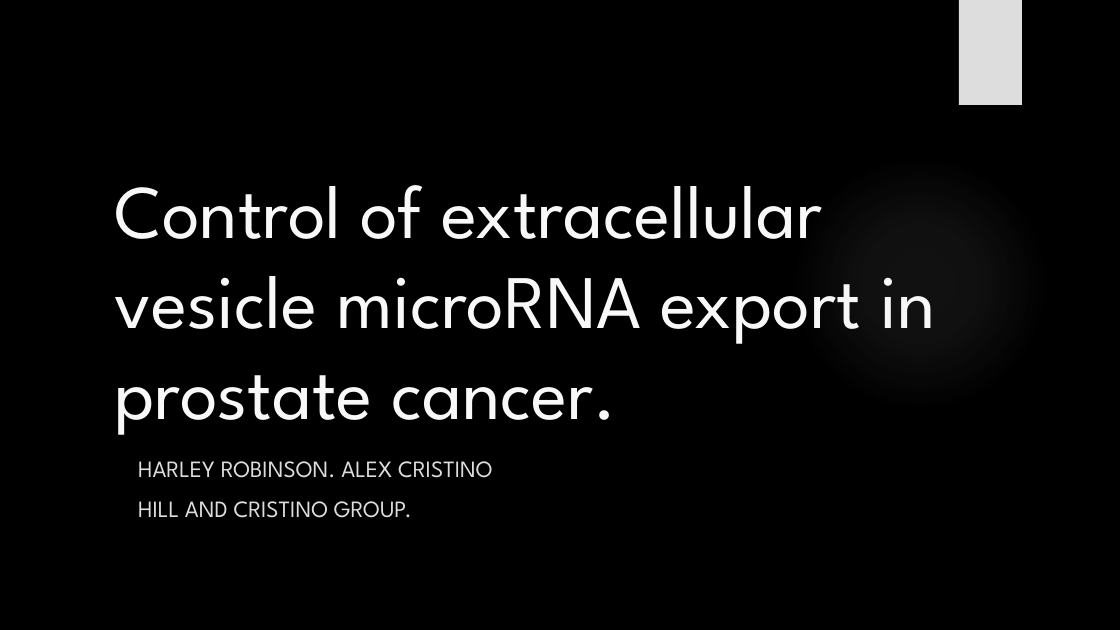
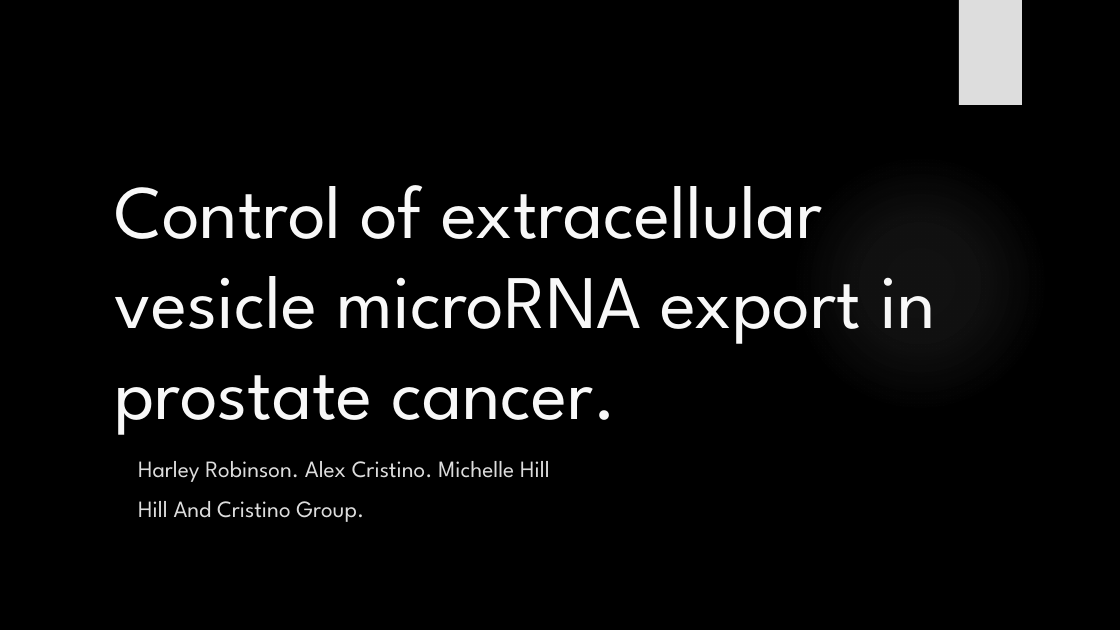
Before and after one commit to HarleyRobinson/Honours2, a slide deck: slide 1 of BackgroundInfo/CollCompBiol.pptx. Drawn at 1120x630 pixels with LibreOffice and Linux fonts; fonts in the diff are those of the drawing; background and template pictures are left out. Boxes give left, top, right and bottom in pixels: in the first picture for what was removed or moved away, otherwise in the second. Text is boxed around its words. In the diff, an @@ line names an element or a change of style, - is before the commit and + after.

```diff
--- a/BackgroundInfo/CollCompBiol.pptx
+++ b/BackgroundInfo/CollCompBiol.pptx
@@ subtitle at (138,461,550,522): text changed @@
-HARLEY ROBINSON. ALEX CRISTINO
-HILL AND CRISTINO GROUP.
+Harley Robinson. Alex Cristino. Michelle Hill
+Hill And Cristino Group.
```
Also in this commit, not shown: 1 other slide changed, 2 slides added, 2 other files.
